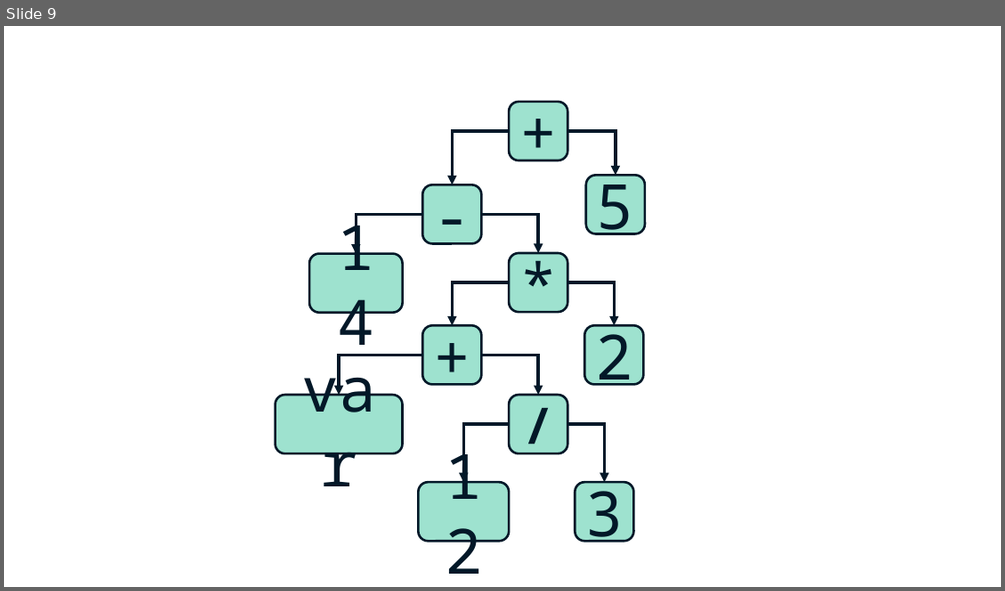
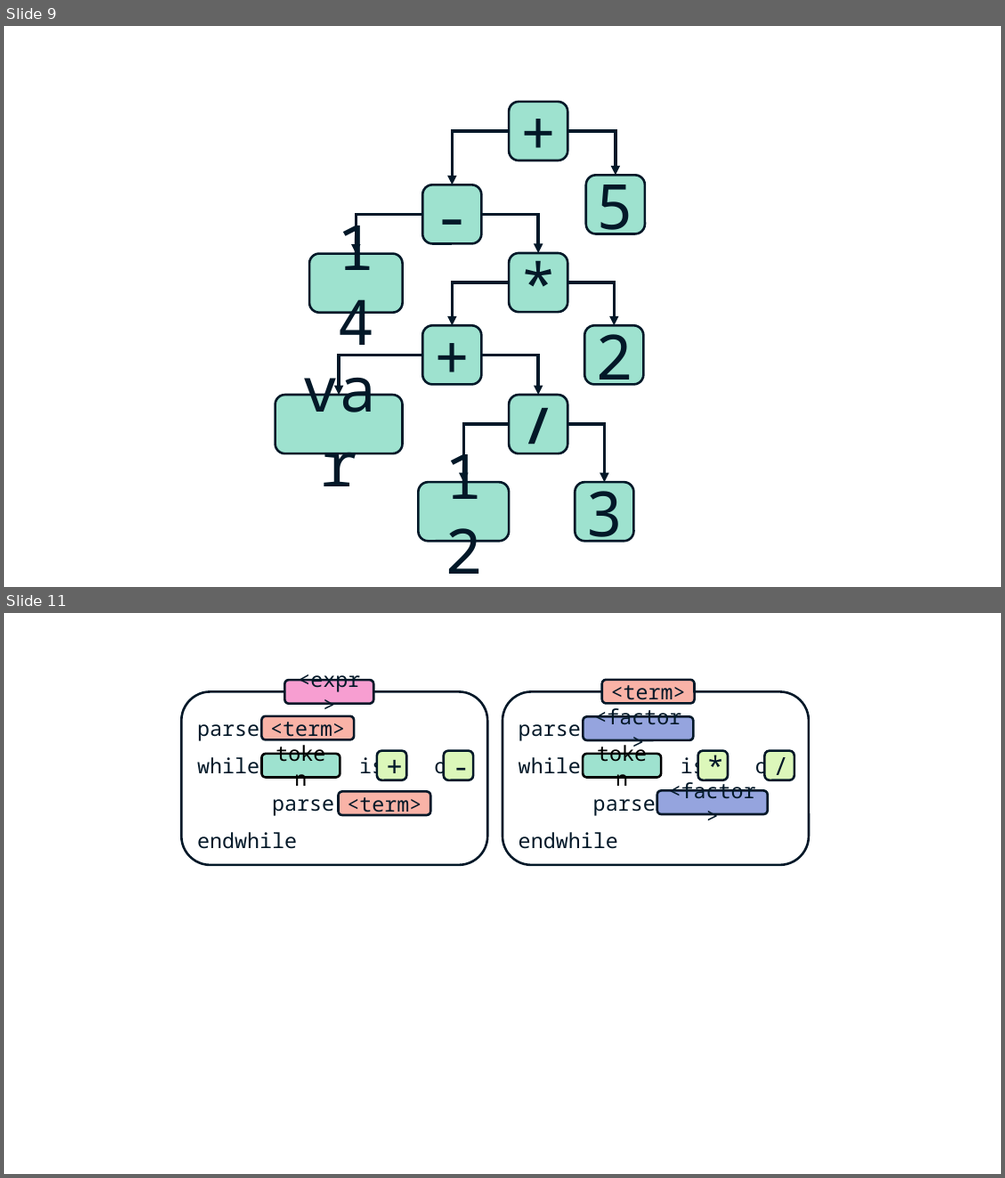
Before and after one commit to patrickWilliams07/ocr-erl-interpreter, a slide deck: diagrams.pptx. Shown one above the other, each under a label of ours: slide 9 before the commit, slides 9 and 11 after it; the slides between them are not shown. The pictures are 1005x591 and 1005x1178 pixels, drawn with LibreOffice and Linux fonts; fonts in the diff are those of the drawing. Boxes give left, top, right and bottom in pixels: in the first picture for what was removed or moved away, otherwise in the second. Text is boxed around its words. In the diff, an @@ line names an element or a change of style, - is before the commit and + after.

Commit message:
began updated design and write-up of lexer and parser

```diff
--- a/diagrams.pptx
+++ b/diagrams.pptx
@@ slide 11 added at [4,613,1001,1174], background #FFFFFF @@
@@ rounded rectangle added at [181,691,487,865], fill #FFFFFF, outline #031828 2.25 pt, 20 pt, text #031828 @@
+parse
+while is or
+parse
+endwhile
@@ rounded rectangle added at [284,680,373,704], fill #F79ED1, outline #031828 2.25 pt, 20 pt, text #031828 @@
+<expr>
@@ rounded rectangle added at [502,691,809,865], fill #FFFFFF, outline #031828 2.25 pt, 20 pt, text #031828 @@
+parse
+while is or
+parse
+endwhile
@@ rounded rectangle added at [602,680,695,704], fill #F9B3A7, outline #031828 2.25 pt, 20 pt, text #031828 @@
+<term>
@@ rounded rectangle added at [262,716,355,740], fill #F9B3A7, outline #031828 2.25 pt, 20 pt, text #031828 @@
+<term>
@@ rounded rectangle added at [582,717,694,741], fill #95A4DE, outline #031828 2.25 pt, 20 pt, text #031828 @@
+<factor>
@@ rounded rectangle added at [262,754,340,778], fill #9EE2CF, outline #000000 2.25 pt, 20 pt, text #000000 @@
+token
@@ rounded rectangle added at [377,751,407,780], fill #DCF7BA, outline #031828 2.25 pt, 28 pt, text #031828 @@
++
@@ rounded rectangle added at [444,751,474,780], fill #DCF7BA, outline #031828 2.25 pt, 28 pt, text #031828 @@
+-
@@ rounded rectangle added at [582,754,662,778], fill #9EE2CF, outline #000000 2.25 pt, 20 pt, text #000000 @@
+token
@@ rounded rectangle added at [698,751,728,780], fill #DCF7BA, outline #031828 2.25 pt, 28 pt, text #031828 @@
+*
@@ rounded rectangle added at [764,751,794,780], fill #DCF7BA, outline #031828 2.25 pt, 24 pt, text #031828 @@
+/
@@ rounded rectangle added at [339,792,431,816], fill #F9B3A7, outline #031828 2.25 pt, 20 pt, text #031828 @@
+<term>
@@ rounded rectangle added at [657,790,769,814], fill #95A4DE, outline #031828 2.25 pt, 20 pt, text #031828 @@
+<factor>
```
Also in this commit, not shown: 4 other slides added, 8 other files.
